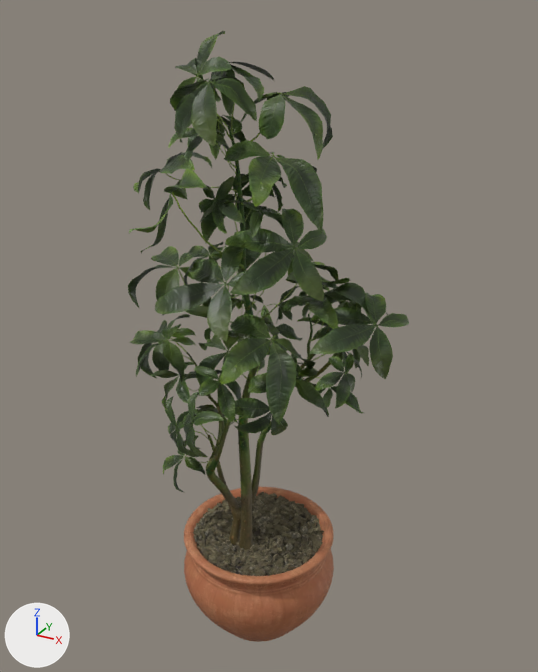
Before and after pictures for a commit that changed the glTF model models/moneytree.glb.
Both versions are drawn from a 50 mm camera at (1.22, -2.13, 2.36) aimed at (0.01, 0.06, 1.27). Lighting does not change. The marker at lower left points along +X, +Y and +Z. The first picture is the older version. Where no turn or scale is listed for an object, it has been applied to the vertices.

Names of what the first picture shows: 'pachira_aquatica_01_bark_d', 'pachira_aquatica_01_leaves_d', 'potted_plant_02_dirt', 'potted_plant_02_pot'.
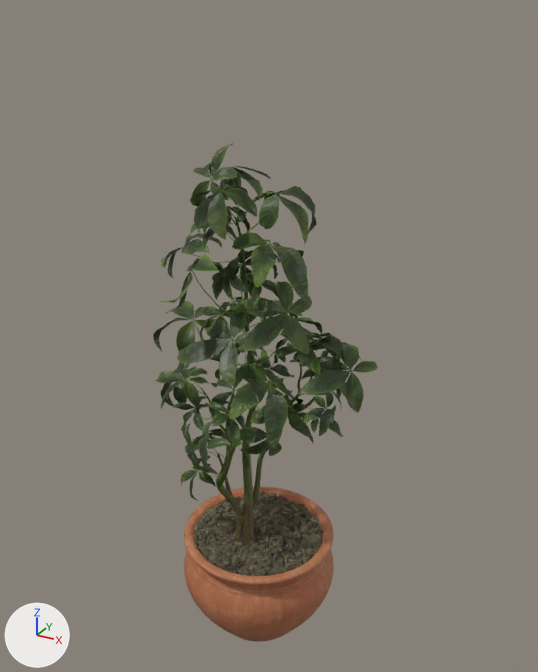
ob_pachira_aquatica_01 is not drawn itself; it is the parent of ob_pachira_aquatica_01_bark_d, ob_pachira_aquatica_01_leaves_d.

Pixel boxes (x1, y1, x2, y2) of what changed, in the pictures (538 x 672 px):
```json
{"object": "pachira_aquatica_01_leaves_d", "change": "moved, rescaled", "before": [128, 31, 409, 493], "after": [153, 143, 378, 501], "on screen": "20% narrower, 22% shorter"}
{"object": "pachira_aquatica_01_bark_d", "change": "moved, rescaled", "before": [187, 126, 338, 550], "after": [201, 217, 319, 548], "on screen": "22% narrower, 22% shorter"}
```

Scene script edits in JSON lines:
```json
{"op": "set", "path": "ob_pachira_aquatica_01.location", "old": "(-4.033, -0.0924, 0.416)", "new": "(-3.307, -0.0758, 0.413)"}
{"op": "set", "path": "ob_pachira_aquatica_01.scale", "old": "(1.0, 1.0, 1.0)", "new": "(0.82, 0.82, 0.82)"}
```
